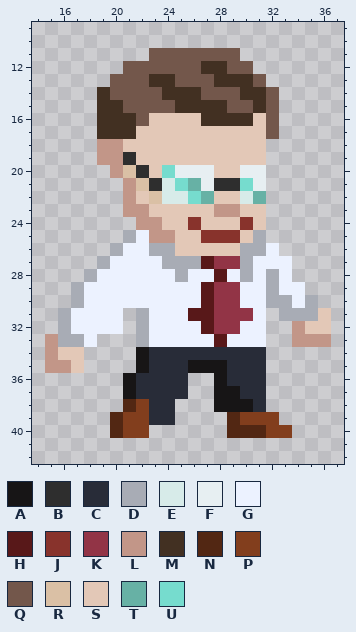
Two versions of one pixel-art file, Multimedia/Art/михалкович.ase. The first picture shows the starting point.
50x50 pixels, 1 frame. Shown: x 14..37, y 9..42.
Visible layers, top first: "голова", "передняя рука", "туловище", "задняя рука", "передняя нога", "задняя нога".
Palette (. is transparent): A #171516  B #2e2e2e  C #282c38  D #a8acb5  E #d7ebe9  F #e7eff2  G #ecf2ff  H #581819  J #88332c  K #923446  L #c29688  M #423022  N #522713  P #823e1d  Q #73574b  R #dac0a5  S #e3c8b7  T #67b1a5  U #76dcce
Pixels before, first column x 15:
11 ........QQQQQQQ.......
12 ......QQQQQQMMQQ......
13 .....QQQMMQQQMMMQ.....
14 ....MQQQQMMMQQQMMQ....
15 ....MMQQQQMMMMQQMQ....
16 ....MMMQSSSSMMMMSQ....
17 ....MMMSSSSSSSSSSQ....
18 ....LLSSSSSSSSSSS.....
19 ....LLBSSSSSSSSSS.....
20 .....LRBSUFFFSSFF.....
21 ......LRBEUTFBBUF.....
22 ......LSREEUTSSET.....
23 ......LLSSSSSLLSS.....
24 .......LLSSJSSSJS.....
25 ......DGLLSSJJJSD.....
26 .....DGGDDSSSSSDDG....
27 ....DGGGGDDDHKKDGGG...
28 ...DGGGGGGDGGHGDGDG...
29 ..DGGGGGGGGGHKKGGDGG..
30 ..DGGGGGGGGGHKKGGDDGD.
31 .DGGGG.DGGGHHKKKG.DDDS
32 .DGGGG.DGGGGHKKGG..LSS
33 LDDG...DGGGGGHGGG..LLL
34 LSS....ACCCCCCCCC.....
35 LLS....ACCCAAACCC.....
36 ......ACCCC..ACCC.....
37 ......ACCCC..AACC.....
38 ......NPCC...AAAC.....
39 .....NPPCC....NPPP....
40 .....NPP......NNNPP...
After the commit:
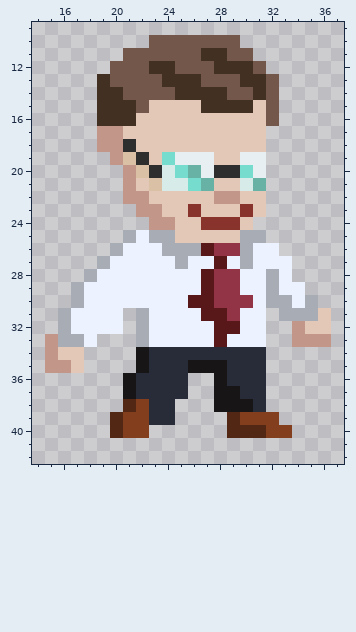
Change:
Layers "голова", "туловище":
Colour S becomes colour B in row 18 at x 21; in row 19 at x 22; in row 20 at x 23 and 28 to 29.
Colour L becomes colour D in row 25 at x 23 to 24.
Colour S becomes colour D in row 25 at x 30; in row 26 at x 25 to 26.
Colour U becomes colour E in row 20 at x 24; in row 21 at x 25 and 30.
Colour S becomes colour F in row 19 at x 25 to 27 and 30 to 31.
Colour D becomes colour G in row 26 at x 23 and 31; in row 27 at x 24 and 26; in row 28 at x 25 and 30.
Colour H becomes colour G in row 27 at x 27; in row 31 at x 26; in row 32 at x 27.
Colour K becomes colour G in row 27 at x 29; in row 31 at x 30.
Colour G becomes colour H in row 28 at x 27; in row 30 at x 26.
Colour K becomes colour H in row 27 at x 28; in row 31 at x 28; in row 32 at x 28 to 29.
Colour S becomes colour H in row 26 at x 27.
Colour S becomes colour J in row 23 at x 26 and 30; in row 24 at x 27 to 29.
Colour G becomes colour K in row 28 at x 29; in row 30 at x 30.
Colour H becomes colour K in row 28 at x 28.
Colour S becomes colour K in row 26 at x 28 to 29.
Colour M becomes colour L in row 17 at x 19 to 20.
Colour R becomes colour L in row 20 at x 21.
Colour S becomes colour L in row 22 at x 22 and 28 to 29; in row 23 at x 23; in row 24 at x 24.
The author put colour M in row 13 at x 19.
Colour Q becomes colour M in row 11 at x 27 to 28; in row 12 at x 23 to 24 and 29 to 30; in row 13 at x 25 to 26 and 31; in row 14 at x 20 and 27 to 28; in row 15 at x 21 and 29 to 30.
The author put colour Q in row 10 at x 23 to 29; in row 11 at x 21 to 22 and 30; in row 12 at x 20 and 31; in row 13 at x 32.
Colour M becomes colour Q in row 12 at x 27; in row 13 at x 23 and 28 to 29; in row 14 at x 24 and 30.
Colour B becomes colour R in row 19 at x 21; in row 20 at x 22; in row 21 at x 23.
Colour B becomes colour S in row 21 at x 28 to 29.
Colour E becomes colour S in row 22 at x 24 to 25 and 30.
Colour J becomes colour S in row 24 at x 26 and 30; in row 25 at x 27 to 29.
Colour L becomes colour S in row 23 at x 28 to 29.
Colour M becomes colour S in row 15 at x 25 to 26 and 31; in row 16 at x 27 to 30; in row 17 at x 21.
Colour Q becomes colour S in row 15 at x 23 to 24; in row 16 at x 22.
Colour R becomes colour S in row 21 at x 22; in row 22 at x 23.
Colour T becomes colour S in row 22 at x 27 and 31.
Colour U becomes colour S in row 22 at x 26.
Colour F becomes colour T in row 20 at x 26; in row 21 at x 27 and 31.
Colour F becomes colour U in row 20 at x 25 and 30.
Colour S becomes colour U in row 19 at x 24.
Colour T becomes colour U in row 21 at x 26.
The edit erases colour L in row 19 at x 19; in row 20 at x 20; in row 23 at x 21; in row 24 at x 22.
The edit erases colour Q in row 17 at x 32.
The edit erases colour S in row 24 at x 31.
